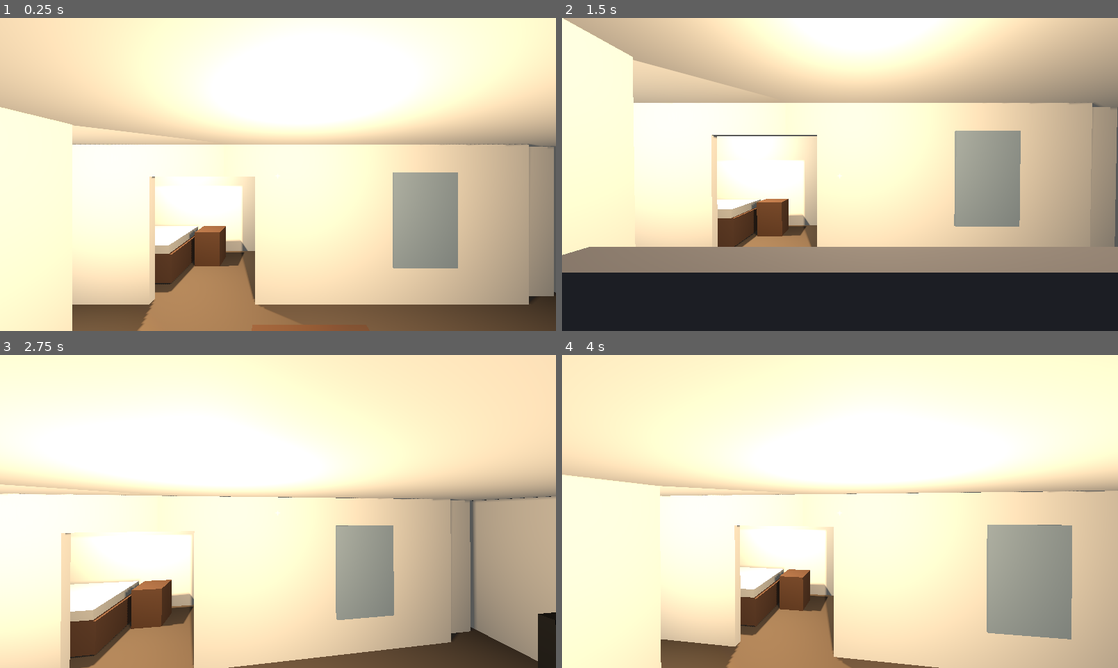
Above: before the commit, frames 1-4 (two rows, left to right).
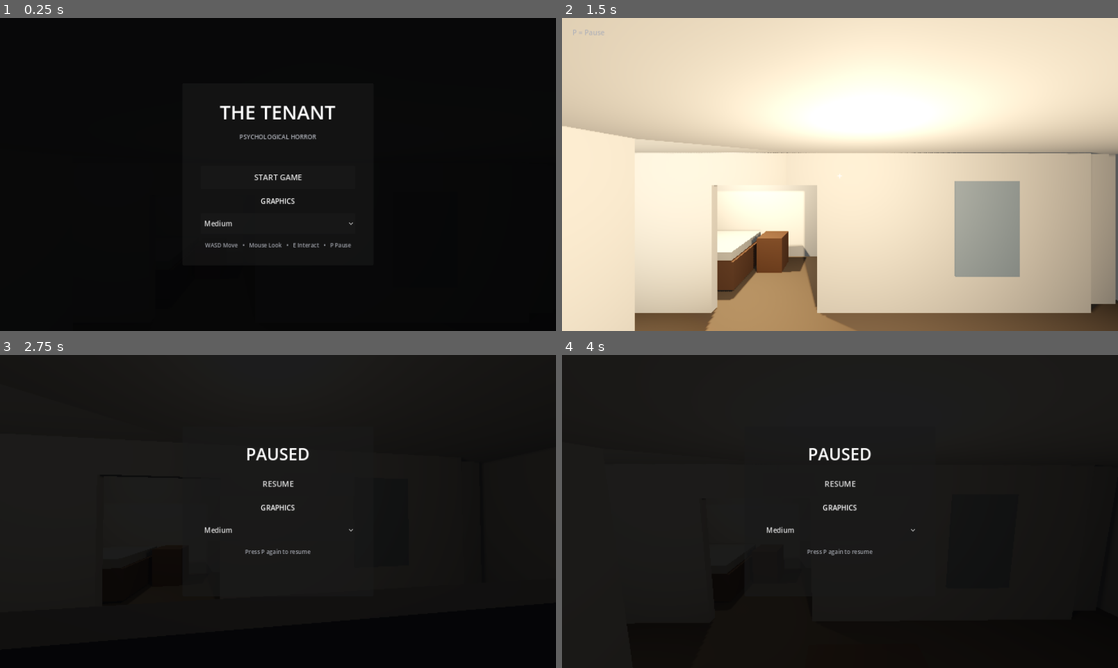
Above: after the commit, the same moments.

Repository: umersami67/Game.io
Game: Godot game, scene res://main.tscn
Two runs of this game, one before a commit and one after it. Both use one fixed random seed, a clock stepped at 60 frames per second and the inputs below.
Inputs (mouse positions are in pixels of both pictures, inside the frame that each line leads up to):
- Up to frame 1 (0.25 s): no input
- Up to frame 2 (1.5 s): click (840, 224) at 0.5 s, where only the run after the commit has a clickable "Medium"; click (840, 177) at 1.25 s, where only the run after the commit has a clickable "START GAME"
- Up to frame 3 (2.75 s): tap Enter at 2 s; move the mouse to (305, 511) at 2.02 s; hold W (move_forward) from 2.03 s (still down); tap P at 2.1 s; tap Space (jump) at 2.27 s
- Up to frame 4 (4 s): release W (move_forward) at 2.75 s; click (840, 483) at 2.75 s, where only the run after the commit has a clickable "RESUME"; tap Space (jump) at 3.5, 3.77 s; move the mouse to (812, 511) at 3.52 s; hold W (move_forward) from 3.53 s (still down); tap E (interact) at 3.6 s; tap P at 3.8 s

The runs differ from the first frame. In frame 1, 100% of the frame differs, in the area x 0-100%, y 0-100%; in frame 2, 65%; in frame 3, 100%; in frame 4, 100%.

Commit message:
Add start menu, graphics presets, and P pause menu

Diff:
--- a/scripts/main.gd
+++ b/scripts/main.gd
@@ -5,7 +5,10 @@
 const JUNGLE_START := Vector3(0.0, 1.0, 7.0)
 
 @onready var player: CharacterBody3D = $Player
+@onready var hud: CanvasLayer = $HUD
+@onready var crosshair: Label = $HUD/Crosshair
 @onready var prompt_label: Label = $HUD/Prompt
+@onready var pause_hint: Label = $HUD/LoopLabel
 
 var apartment: Node3D
 var jungle: Node3D
@@ -15,16 +18,46 @@
 var transitioning := false
 var escaped := false
 
+var game_started := false
+var is_paused := false
+var graphics_preset := 1
+var main_menu: ColorRect
+var pause_menu: ColorRect
+var main_graphics_option: OptionButton
+var pause_graphics_option: OptionButton
+
 func _ready() -> void:
+	# The controller must keep receiving P while the SceneTree is paused.
+	process_mode = Node.PROCESS_MODE_ALWAYS
+	player.process_mode = Node.PROCESS_MODE_PAUSABLE
+
 	_build_environment()
 	apartment = Node3D.new()
 	apartment.name = "Apartment"
 	apartment.set_script(APARTMENT_SCRIPT)
+	apartment.process_mode = Node.PROCESS_MODE_PAUSABLE
 	add_child(apartment)
 
 	player.prompt_changed.connect(_on_prompt_changed)
 	player.interacted.connect(_on_player_interacted)
 	player.reset_to(PLAYER_START, 0.0)
+
+	_build_frontend()
+	_apply_graphics_preset(graphics_preset)
+	_show_main_menu()
+
+func _input(event: InputEvent) -> void:
+	if not game_started:
+		return
+
+	if event is InputEventKey and event.pressed and not event.echo and event.physical_keycode == KEY_P:
+		if transitioning:
+			return
+		get_viewport().set_input_as_handled()
+		if is_paused:
+			_resume_game()
+		else:
+			_pause_game()
 
 func _build_environment() -> void:
 	var world_environment := WorldEnvironment.new()
@@ -40,12 +73,223 @@
 	world_environment.environment = env
 	add_child(world_environment)
 
+func _build_frontend() -> void:
+	pause_hint.text = "P = Pause"
+	pause_hint.visible = false
+
+	main_menu = _create_menu_overlay(Color(0.015, 0.017, 0.021, 0.98))
+	main_menu.name = "MainMenu"
+	hud.add_child(main_menu)
+	var main_box := _create_menu_box(main_menu)
+
+	var title := Label.new()
+	title.text = "THE TENANT"
+	title.horizontal_alignment = HORIZONTAL_ALIGNMENT_CENTER
+	title.add_theme_font_size_override("font_size", 44)
+	main_box.add_child(title)
+
+	var subtitle := Label.new()
+	subtitle.text = "PSYCHOLOGICAL HORROR"
+	subtitle.horizontal_alignment = HORIZONTAL_ALIGNMENT_CENTER
+	subtitle.modulate = Color(0.68, 0.69, 0.72, 1.0)
+	subtitle.add_theme_font_size_override("font_size", 14)
+	main_box.add_child(subtitle)
+
+	var spacer := Control.new()
+	spacer.custom_minimum_size = Vector2(1.0, 24.0)
+	main_box.add_child(spacer)
+
+	var start_button := _make_menu_button("START GAME")
+	start_button.pressed.connect(_start_game)
+	main_box.add_child(start_button)
+
+	var graphics_label := Label.new()
+	graphics_label.text = "GRAPHICS"
+	graphics_label.horizontal_alignment = HORIZONTAL_ALIGNMENT_CENTER
+	graphics_label.add_theme_font_size_override("font_size", 16)
+	main_box.add_child(graphics_label)
+
+	main_graphics_option = _make_graphics_option()
+	main_graphics_option.item_selected.connect(_on_graphics_selected)
+	main_box.add_child(main_graphics_option)
+
+	var controls := Label.new()
+	controls.text = "WASD Move   •   Mouse Look   •   E Interact   •   P Pause"
+	controls.horizontal_alignment = HORIZONTAL_ALIGNMENT_CENTER
+	controls.autowrap_mode = TextServer.AUTOWRAP_WORD_SMART
+	controls.modulate = Color(0.62, 0.63, 0.66, 1.0)
+	controls.add_theme_font_size_override("font_size", 13)
+	main_box.add_child(controls)
+
+	pause_menu = _create_menu_overlay(Color(0.01, 0.012, 0.016, 0.90))
+	pause_menu.name = "PauseMenu"
+	pause_menu.visible = false
+	hud.add_child(pause_menu)
+	var pause_box := _create_menu_box(pause_menu)
+
+	var paused_title := Label.new()
+	paused_title.text = "PAUSED"
+	paused_title.horizontal_alignment = HORIZONTAL_ALIGNMENT_CENTER
+	paused_title.add_theme_font_size_override("font_size", 38)
+	pause_box.add_child(paused_title)
+
+	var resume_button := _make_menu_button("RESUME")
+	resume_button.pressed.connect(_resume_game)
+	pause_box.add_child(resume_button)
+
+	var pause_graphics_label := Label.new()
+	pause_graphics_label.text = "GRAPHICS"
+	pause_graphics_label.horizontal_alignment = HORIZONTAL_ALIGNMENT_CENTER
+	pause_graphics_label.add_theme_font_size_override("font_size", 16)
+	pause_box.add_child(pause_graphics_label)
+
+	pause_graphics_option = _make_graphics_option()
+	pause_graphics_option.item_selected.connect(_on_graphics_selected)
+	pause_box.add_child(pause_graphics_option)
+
+	var pause_help := Label.new()
+	pause_help.text = "Press P again to resume"
+	pause_help.horizontal_alignment = HORIZONTAL_ALIGNMENT_CENTER
+	pause_help.modulate = Color(0.62, 0.63, 0.66, 1.0)
+	pause_help.add_theme_font_size_override("font_size", 13)
+	pause_box.add_child(pause_help)
+
+	_sync_graphics_selectors()
+
+func _create_menu_overlay(color: Color) -> ColorRect:
+	var overlay := ColorRect.new()
+	overlay.color = color
+	overlay.set_anchors_and_offsets_preset(Control.PRESET_FULL_RECT)
+	overlay.mouse_filter = Control.MOUSE_FILTER_STOP
+	overlay.process_mode = Node.PROCESS_MODE_ALWAYS
+	return overlay
+
+func _create_menu_box(overlay: Control) -> VBoxContainer:
+	var center := CenterContainer.new()
+	center.set_anchors_and_offsets_preset(Control.PRESET_FULL_RECT)
+	overlay.add_child(center)
+
+	var panel := PanelContainer.new()
+	panel.custom_minimum_size = Vector2(440.0, 390.0)
+	center.add_child(panel)
+
+	var margin := MarginContainer.new()
+	margin.add_theme_constant_override("margin_left", 42)
+	margin.add_theme_constant_override("margin_top", 36)
+	margin.add_theme_constant_override("margin_right", 42)
+	margin.add_theme_constant_override("margin_bottom", 36)
+	panel.add_child(margin)
+
+	var box := VBoxContainer.new()
+	box.add_theme_constant_override("separation", 16)
+	margin.add_child(box)
+	return box
+
+func _make_menu_button(text_value: String) -> Button:
+	var button := Button.new()
+	button.text = text_value
+	button.custom_minimum_size = Vector2(340.0, 54.0)
+	button.add_theme_font_size_override("font_size", 18)
+	return button
+
+func _make_graphics_option() -> OptionButton:
+	var option := OptionButton.new()
+	option.custom_minimum_size = Vector2(340.0, 48.0)
+	option.add_item("Low", 0)
+	option.add_item("Medium", 1)
+	option.add_item("High", 2)
+	option.select(graphics_preset)
+	return option
+
+func _show_main_menu() -> void:
+	game_started = false
+	is_paused = false
+	get_tree().paused = false
+	main_menu.visible = true
+	pause_menu.visible = false
+	crosshair.visible = false
+	prompt_label.visible = false
+	pause_hint.visible = false
+	player.set_physics_process(false)
+	player.set_process_unhandled_input(false)
+	Input.set_mouse_mode(Input.MOUSE_MODE_VISIBLE)
+
+func _start_game() -> void:
+	game_started = true
+	is_paused = false
+	main_menu.visible = false
+	pause_menu.visible = false
+	crosshair.visible = true
+	prompt_label.visible = true
+	pause_hint.visible = true
+	player.set_physics_process(true)
+	player.set_process_unhandled_input(true)
+	Input.set_mouse_mode(Input.MOUSE_MODE_CAPTURED)
+
+func _pause_game() -> void:
+	if not game_started or is_paused:
+		return
+	is_paused = true
+	get_tree().paused = true
+	pause_menu.visible = true
+	crosshair.visible = false
+	prompt_label.visible = false
+	pause_hint.visible = false
+	Input.set_mouse_mode(Input.MOUSE_MODE_VISIBLE)
+
+func _resume_game() -> void:
+	if not game_started:
+		return
+	is_paused = false
+	get_tree().paused = false
+	pause_menu.visible = false
+	crosshair.visible = true
+	prompt_label.visible = true
+	pause_hint.visible = true
+	Input.set_mouse_mode(Input.MOUSE_MODE_CAPTURED)
+
+func _on_graphics_selected(index: int) -> void:
+	graphics_preset = clampi(index, 0, 2)
+	_apply_graphics_preset(graphics_preset)
+	_sync_graphics_selectors()
+
+func _sync_graphics_selectors() -> void:
+	if is_instance_valid(main_graphics_option):
+		main_graphics_option.select(graphics_preset)
+	if is_instance_valid(pause_graphics_option):
+		pause_graphics_option.select(graphics_preset)
+
+func _apply_graphics_preset(preset: int) -> void:
+	var viewport := get_viewport()
+	match preset:
+		0:
+			viewport.scaling_3d_scale = 0.65
+			viewport.msaa_3d = Viewport.MSAA_DISABLED
+			viewport.screen_space_aa = Viewport.SCREEN_SPACE_AA_DISABLED
+			_set_light_shadows(self, false)
+		1:
+			viewport.scaling_3d_scale = 0.85
+			viewport.msaa_3d = Viewport.MSAA_DISABLED
+			viewport.screen_space_aa = Viewport.SCREEN_SPACE_AA_FXAA
+			_set_light_shadows(self, true)
+		2:
+			viewport.scaling_3d_scale = 1.0
+			viewport.msaa_3d = Viewport.MSAA_4X
+			viewport.screen_space_aa = Viewport.SCREEN_SPACE_AA_FXAA
+			_set_light_shadows(self, true)
+
+func _set_light_shadows(node: Node, enabled: bool) -> void:
+	for child in node.get_children():
+		if child is Light3D:
+			(child as Light3D).shadow_enabled = enabled
+		_set_light_shadows(child, enabled)
+
 func _on_prompt_changed(text: String) -> void:
-	if not transitioning:
+	if not transitioning and game_started and not is_paused:
 		prompt_label.text = text
 
 func _on_player_interacted(target: Object) -> void:
-	if transitioning or escaped or not target.has_meta("kind"):
+	if transitioning or escaped or is_paused or not target.has_meta("kind"):
 		return
 
 	match str(target.get_meta("kind")):
@@ -107,6 +351,7 @@
 
 	_build_jungle_escape()
 	_set_jungle_environment()
+	_apply_graphics_preset(graphics_preset)
 	player.reset_to(JUNGLE_START, PI)
 
 	await get_tree().create_timer(3.0).timeout
@@ -132,6 +377,7 @@
 func _build_jungle_escape() -> void:
 	jungle = Node3D.new()
 	jungle.name = "JungleEscape"
+	jungle.process_mode = Node.PROCESS_MODE_PAUSABLE
 	add_child(jungle)
 
 	_create_static_box(jungle, "Ground", Vector3(0.0, -0.25, 0.0), Vector3(30.0, 0.5, 30.0), Color("111b13"))
